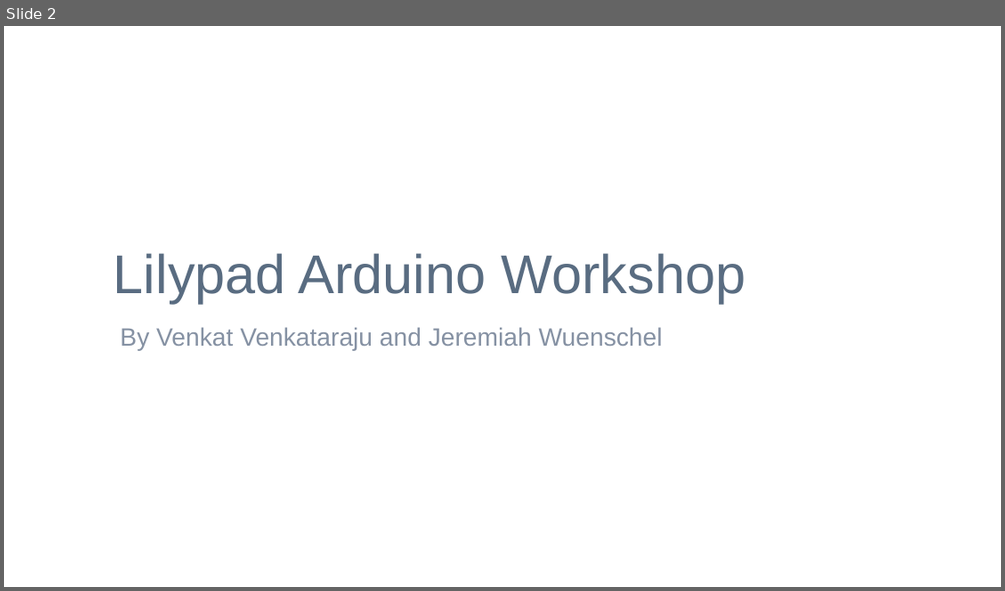
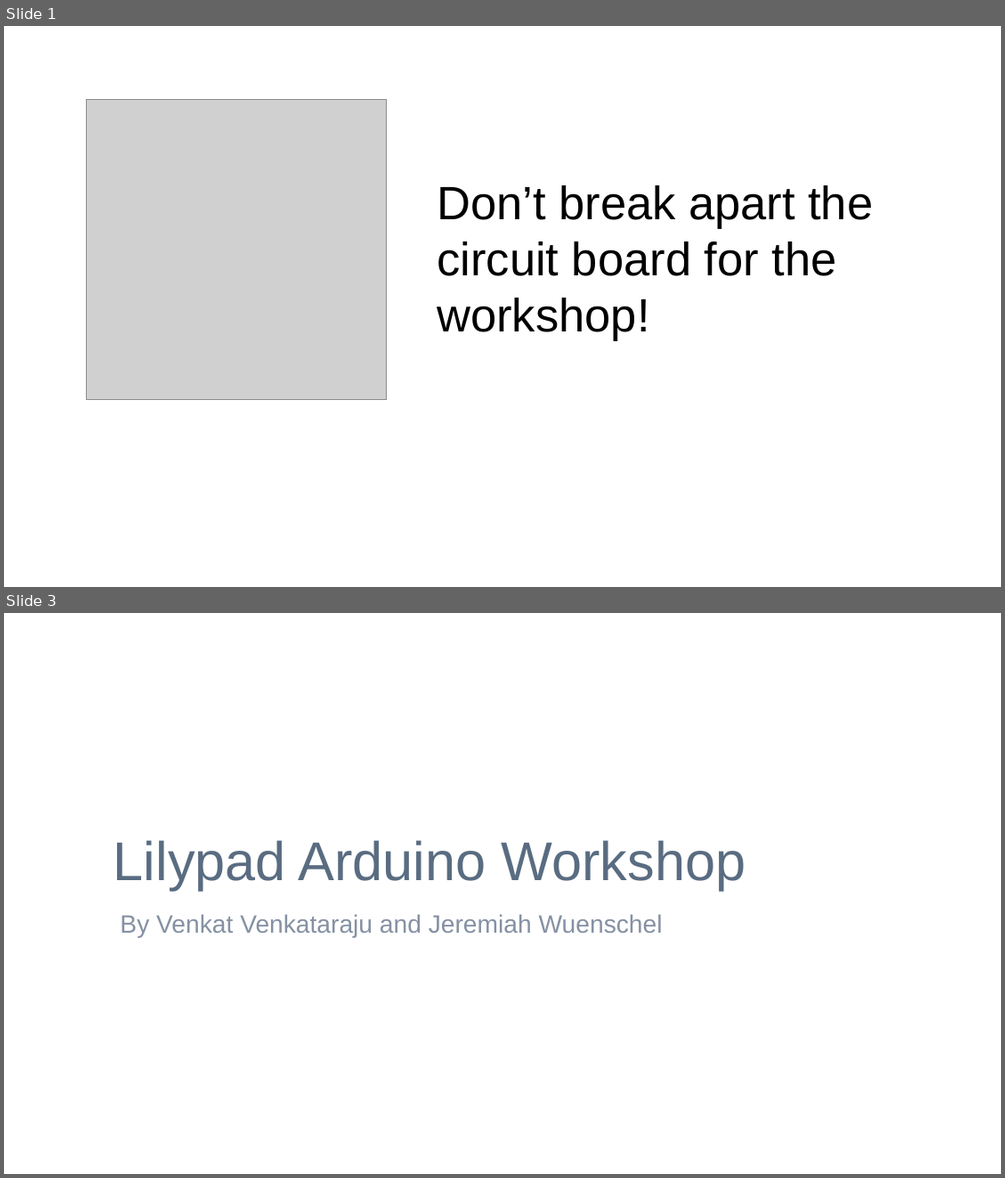
Before and after one commit to outofjungle/YahooOpenHack2013, a slide deck: y-hack-Sunnyvale-2013-workshop.pptx. Shown one above the other, each under a label of ours: slide 2 before the commit, slides 1 and 3 after it; the slides between them are not shown. The pictures are 1005x591 and 1005x1178 pixels, drawn with LibreOffice and Linux fonts; fonts in the diff are those of the drawing; grey boxes stand for pictures; background and template pictures are left out. Boxes give left, top, right and bottom in pixels: in the first picture for what was removed or moved away, otherwise in the second. Text is boxed around its words. In the diff, an @@ line names an element or a change of style, - is before the commit and + after.

Commit message:
added warning page

```diff
--- a/y-hack-Sunnyvale-2013-workshop.pptx
+++ b/y-hack-Sunnyvale-2013-workshop.pptx
@@ slide 1 added at box(4, 26, 1001, 587), background picture (left out) @@
@@ picture added at box(86, 100, 387, 399) @@
@@ subtitle added at box(437, 185, 873, 341), 54 pt, text #000000 @@
+Don’t break apart the circuit board for the workshop!
@@ what was slide 2 is now slide 3 @@
```
